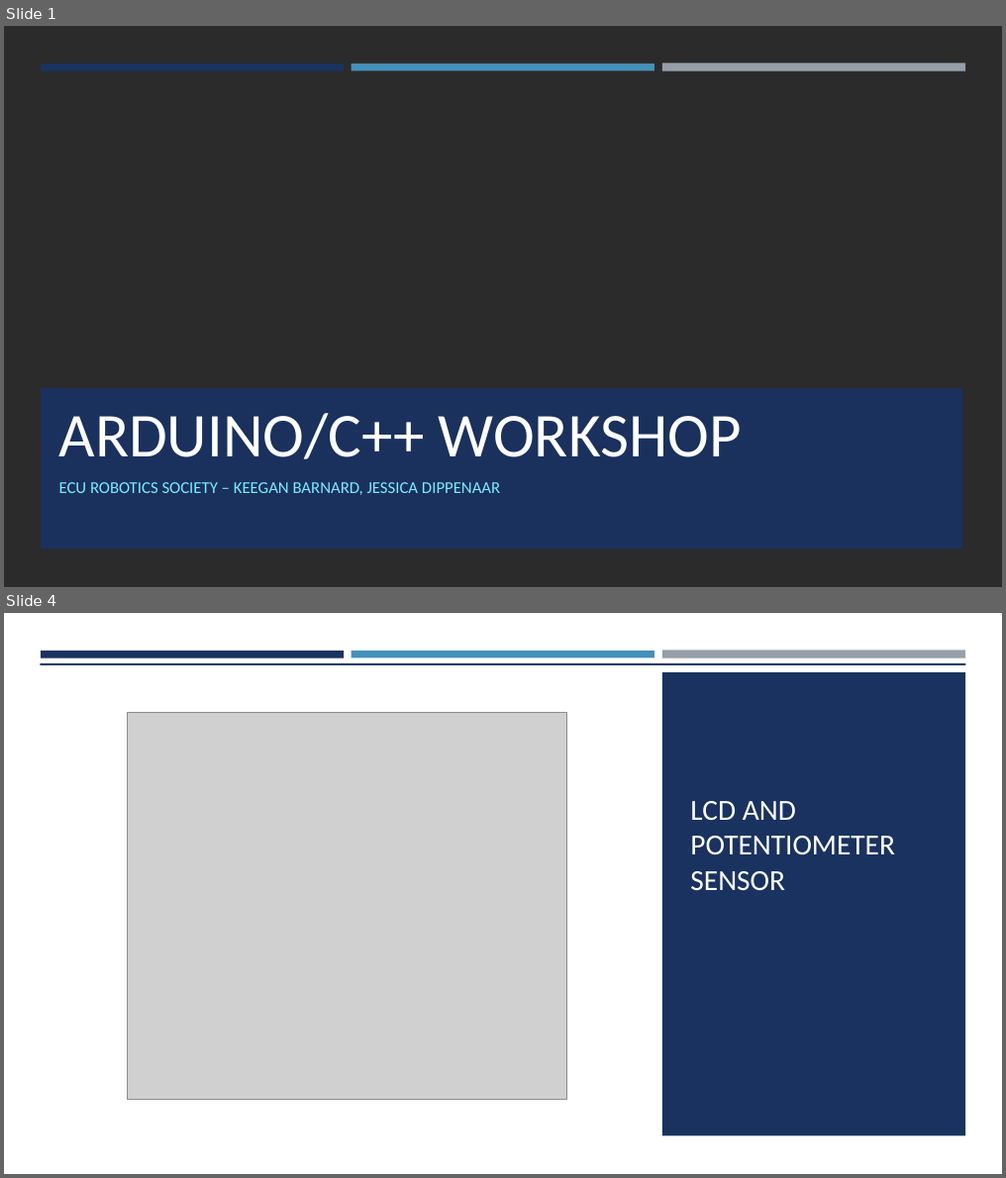
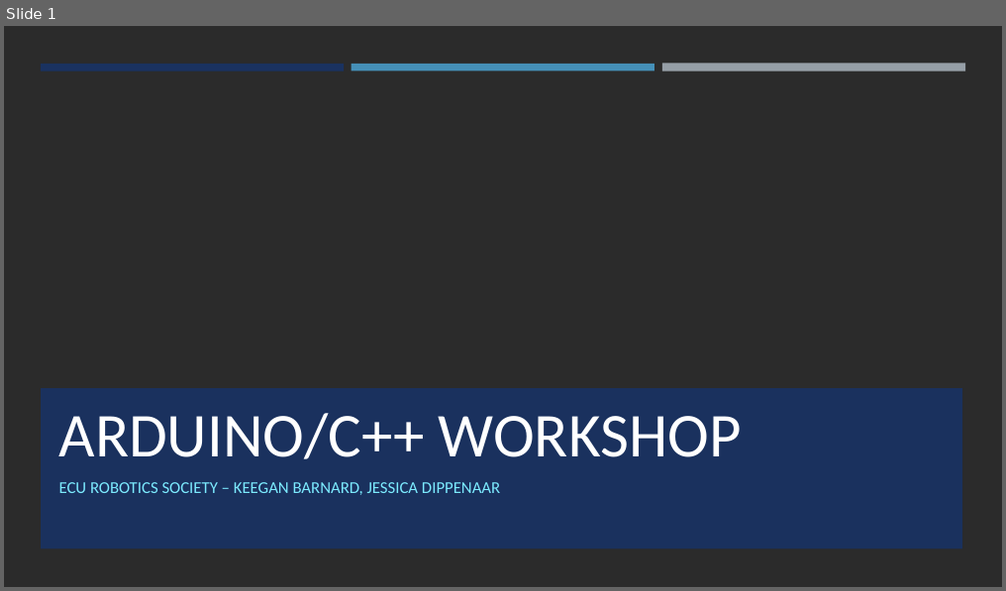
Before and after one commit to ECURobotics/Arduino_Workshop, a slide deck: Thursday/Arduino Workshop (Thursday).pptx. Shown one above the other, each under a label of ours: slides 1 and 4 before the commit, slide 1 after it; the slides between them are not shown. The pictures are 1006x1178 and 1006x591 pixels, drawn with LibreOffice and Linux fonts; fonts in the diff are those of the drawing; grey boxes stand for pictures; background and template pictures are left out; a plain dark background stands for a picture behind light text. Boxes give left, top, right and bottom in pixels: in the first picture for what was removed or moved away, otherwise in the second. Text is boxed around its words. In the diff, an @@ line names an element or a change of style, - is before the commit and + after.

```diff
--- a/Thursday/Arduino Workshop (Thursday).pptx
+++ b/Thursday/Arduino Workshop (Thursday).pptx
@@ slide 4 removed at (4,613,1002,1174), background #FFFFFF @@
@@ rectangle removed at (4,665,1002,1174) @@
@@ rectangle removed at (40,663,966,761) @@
@@ rectangle removed at (41,651,344,658) @@
@@ rectangle removed at (351,651,654,658) @@
@@ rectangle removed at (662,651,965,659) @@
@@ rectangle removed at (662,672,965,1137) @@
@@ picture removed at (128,712,567,1100) @@
@@ title removed at (690,801,895,891) @@
-LCD AND POTENTIOMETER SENSOR
```
Also in this commit, not shown: 2 slides changed, 2 slides added, 4 other slides removed, 13 other files.
